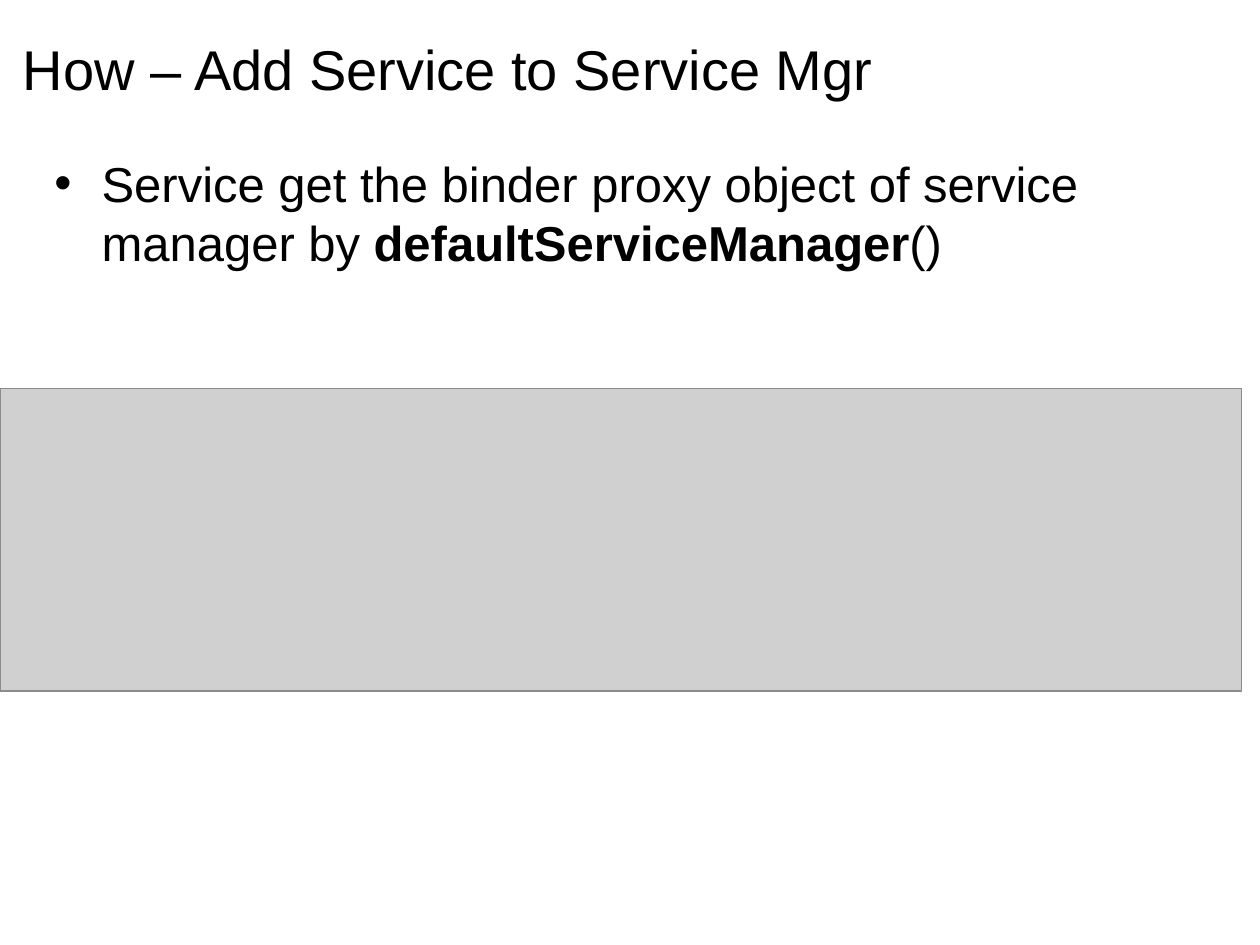
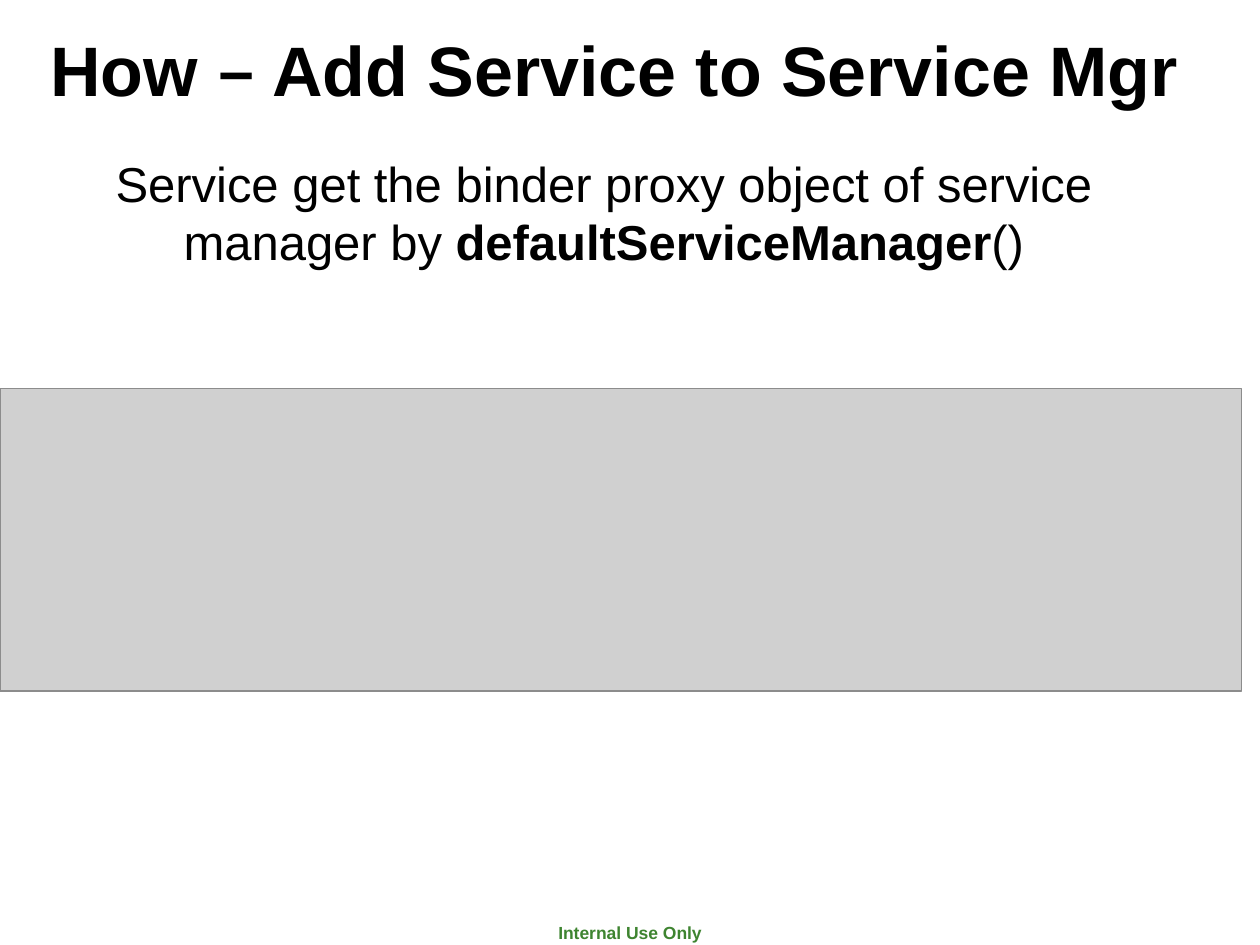
Before and after one commit to marcoxu/Documents, a slide deck: slide 12 of Introduction of Binder.ppt (slide 11 before the commit). Drawn at 1260x945 pixels with LibreOffice and Linux fonts; fonts in the diff are those of the drawing; grey boxes stand for pictures; background and template pictures are left out. Boxes give left, top, right and bottom in pixels: in the first picture for what was removed or moved away, otherwise in the second. Text is boxed around its words. In the diff, an @@ line names an element or a change of style, - is before the commit and + after.

```diff
--- a/Introduction of Binder.ppt
+++ b/Introduction of Binder.ppt
@@ title "How – Add Service to ..." at bbox=[50, 45, 1177, 109]: size 32 to 40 pt, bold on; font Arial to Noto Sans CJK SC in "–"; alignment left to centre @@
@@ text "Service get the binder proxy ..." at bbox=[116, 166, 1092, 271]: alignment left to centre; bullet • to none @@
@@ text added at bbox=[558, 926, 702, 943], 10 pt, text #3E8430, bold @@
+Internal Use Only
```
Also in this commit, not shown: 19 other slides changed, 1 slide added, 4 other files.
